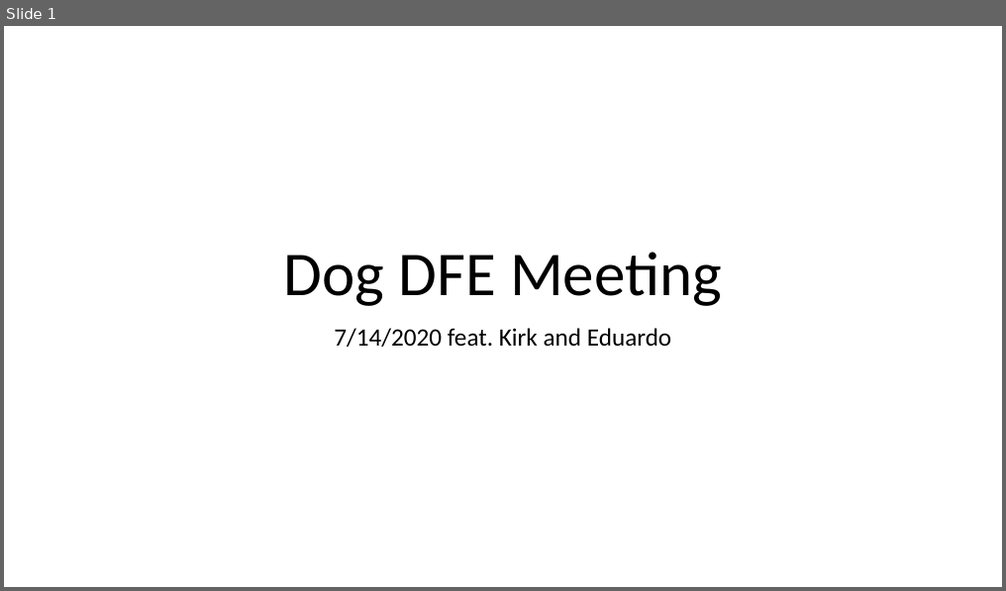
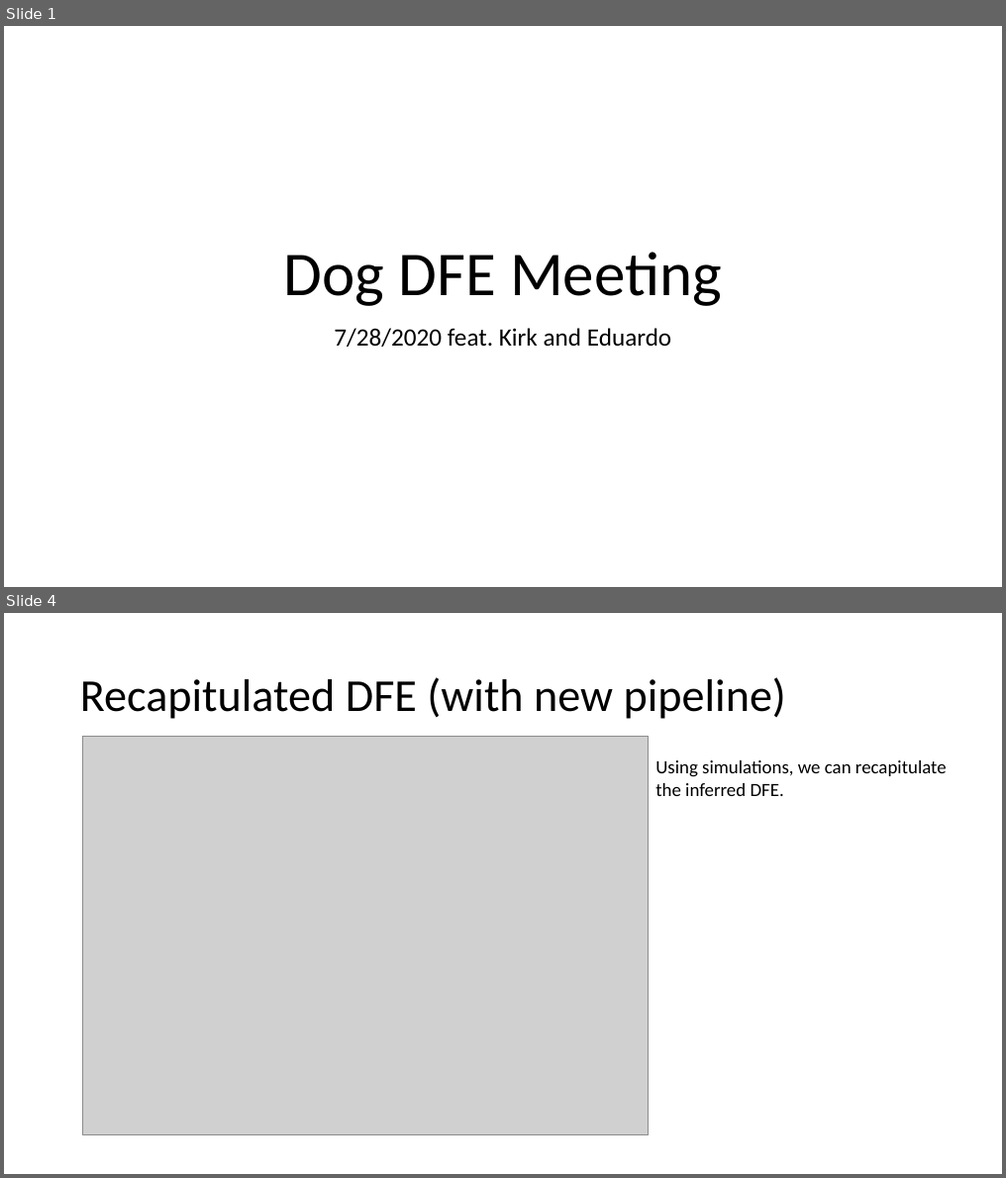
Before and after one commit to jon-mah/lohmueller_lab, a slide deck: 20200714/2020_07_28_dog_dfe_meeting.pptx. Shown one above the other, each under a label of ours: slide 1 before the commit, slides 1 and 4 after it; the slides between them are not shown. The pictures are 1006x591 and 1006x1178 pixels, drawn with LibreOffice and Linux fonts; fonts in the diff are those of the drawing; grey boxes stand for pictures. Boxes give left, top, right and bottom in pixels: in the first picture for what was removed or moved away, otherwise in the second. Text is boxed around its words. In the diff, an @@ line names an element or a change of style, - is before the commit and + after.

Commit message:
AW_time_neutral_shift simulations.

```diff
--- a/20200714/2020_07_28_dog_dfe_meeting.pptx
+++ b/20200714/2020_07_28_dog_dfe_meeting.pptx
@@ slide 4 added at (x1=4, y1=613, x2=1002, y2=1174), background #FFFFFF @@
@@ title added at (x1=80, y1=677, x2=786, y2=719), 44 pt, text #000000 @@
+Recapitulated DFE (with new pipeline)
@@ picture added at (x1=82, y1=737, x2=648, y2=1136) @@
@@ text added at (x1=655, y1=761, x2=946, y2=796), 18 pt, text #000000 @@
+Using simulations, we can recapitulate
+the inferred DFE.
@@ slide 1 changed as well @@
@@ subtitle at (x1=334, y1=328, x2=671, y2=347): text changed @@
-7/14/2020 feat. Kirk and Eduardo
+7/28/2020 feat. Kirk and Eduardo
```
Also in this commit, not shown: 2 other slides changed, 6 other slides added, 20 slides removed, 16 other files.
